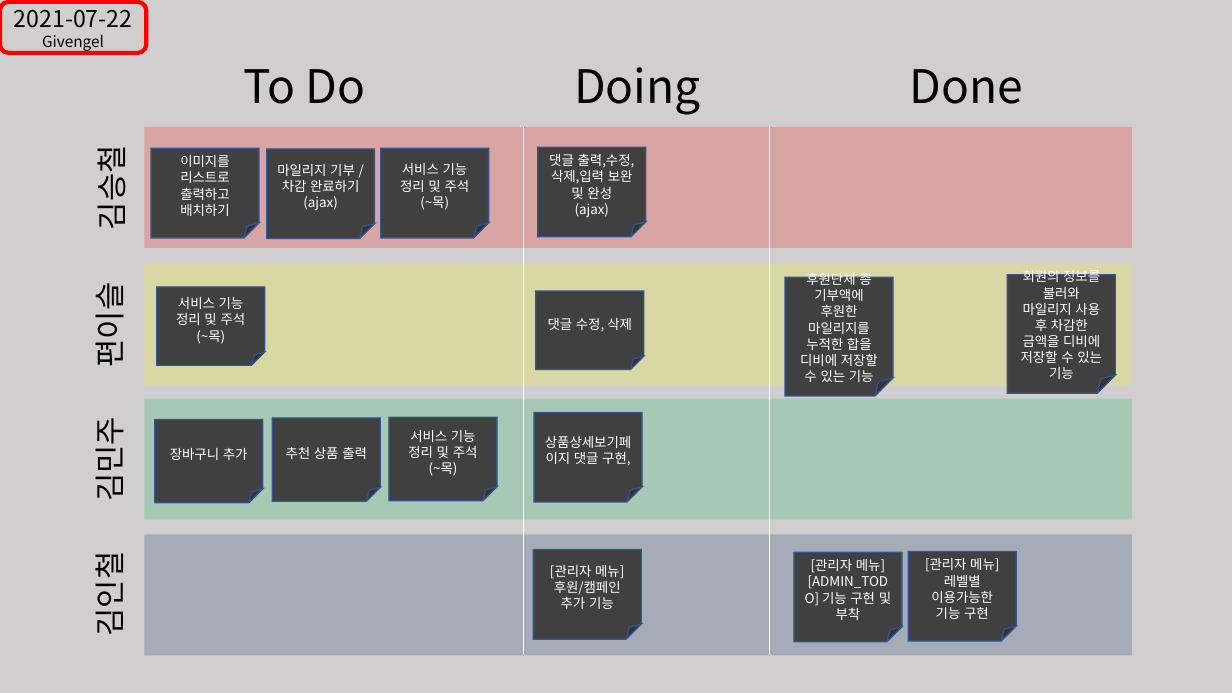
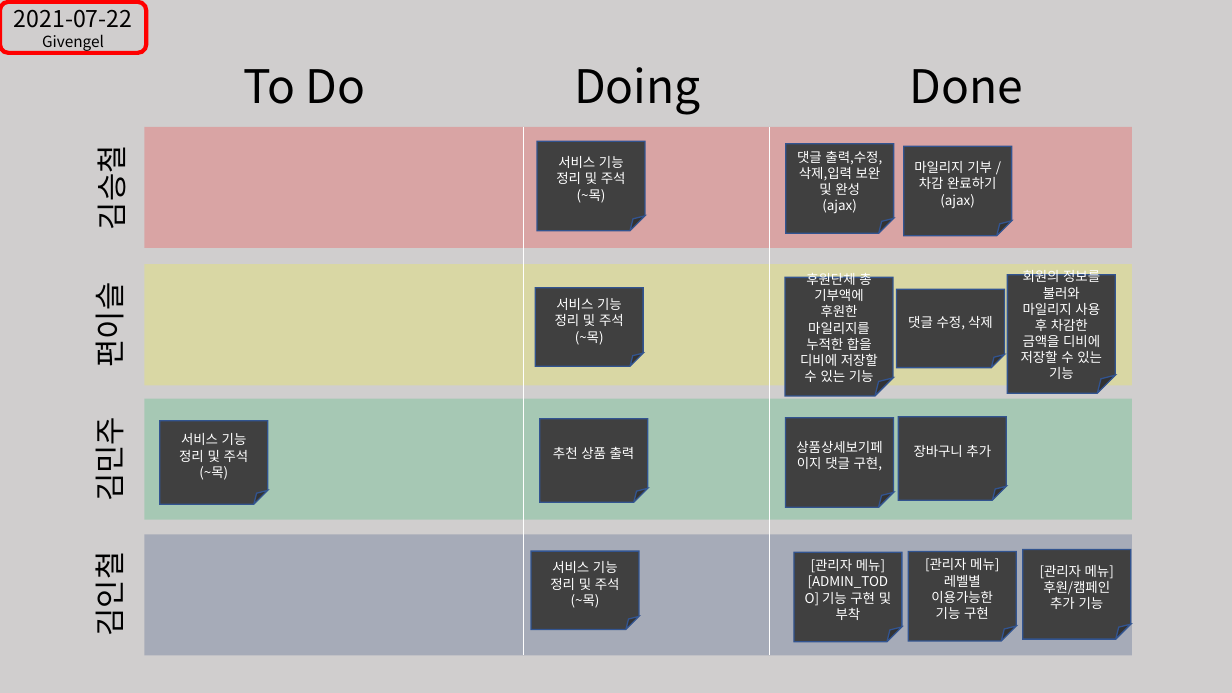
Before and after one commit to GIVENGEL/GivEngel-Project, a slide deck: slide 4 of 칸반보드.pptx. Drawn at 1232x693 pixels with LibreOffice and Linux fonts; fonts in the diff are those of the drawing. Boxes give left, top, right and bottom in pixels: in the first picture for what was removed or moved away, otherwise in the second. Text is boxed around its words. In the diff, an @@ line names an element or a change of style, - is before the commit and + after.

```diff
--- a/칸반보드.pptx
+++ b/칸반보드.pptx
@@ folded corner removed at box(151, 149, 259, 238) @@
-이미지를 리스트로 출력하고 배치하기
@@ folded corner "서비스 기능 정리 및 주석": place and size @@
-folded corner "서비스 기능 정리 및 주석" at box(381, 149, 489, 238)
+folded corner "서비스 기능 정리 및 주석" at box(537, 141, 645, 231)
@@ folded corner "댓글 출력,수정,삭제,입력 보완 및 완성": place and size @@
-folded corner "댓글 출력,수정,삭제,입력 보완 및 완성" at box(538, 147, 646, 237)
+folded corner "댓글 출력,수정,삭제,입력 보완 및 완성" at box(786, 144, 894, 234)
@@ folded corner "마일리지 기부 / 차감 완료하기": place and size @@
-folded corner "마일리지 기부 / 차감 완료하기" at box(267, 149, 375, 238)
+folded corner "마일리지 기부 / 차감 완료하기" at box(904, 146, 1012, 236)
@@ folded corner "서비스 기능 정리 및 주석": place and size @@
-folded corner "서비스 기능 정리 및 주석" at box(157, 287, 265, 366)
+folded corner "서비스 기능 정리 및 주석" at box(535, 288, 643, 367)
@@ folded corner "댓글 수정, 삭제": place and size @@
-folded corner "댓글 수정, 삭제" at box(536, 291, 644, 370)
+folded corner "댓글 수정, 삭제" at box(897, 289, 1005, 368)
@@ folded corner "추천 상품 출력": place and size @@
-folded corner "추천 상품 출력" at box(273, 418, 381, 501)
+folded corner "추천 상품 출력" at box(540, 419, 648, 502)
@@ folded corner "상품상세보기페이지 댓글 구현,": place and size @@
-folded corner "상품상세보기페이지 댓글 구현," at box(534, 412, 642, 502)
+folded corner "상품상세보기페이지 댓글 구현," at box(786, 418, 894, 507)
@@ folded corner "장바구니 추가": place and size @@
-folded corner "장바구니 추가" at box(154, 420, 262, 503)
+folded corner "장바구니 추가" at box(898, 417, 1006, 500)
@@ folded corner "서비스 기능 정리 및 주석": place and size @@
-folded corner "서비스 기능 정리 및 주석" at box(389, 418, 497, 501)
+folded corner "서비스 기능 정리 및 주석" at box(160, 421, 268, 505)
@@ folded corner added at box(531, 552, 640, 630), fill #404040, outline #325491 1 pt, 10.5 pt, text #FFFFFF @@
+서비스 기능 정리 및 주석
+(~목)
@@ folded corner "[관리자 메뉴]": place and size @@
-folded corner "[관리자 메뉴]" at box(533, 550, 641, 640)
+folded corner "[관리자 메뉴]" at box(1023, 550, 1131, 640)
```
Also in this commit, not shown: 29 other files.
